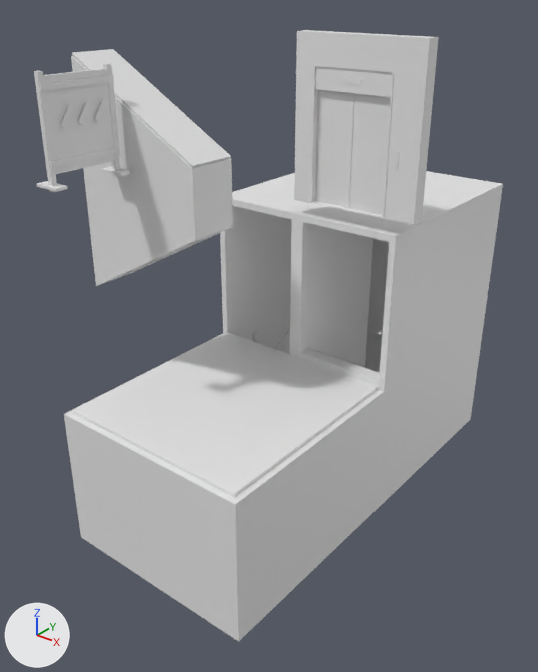
A saved change to the Blender file SourceAssets/Stages/Floor02/GameStairLink.blend.
The view is the same before and after, from a 50 mm camera at (-9.22, -12.53, 3.97) aimed at (-17.97, -1.6, -2.81). Lighting does not change. The marker at lower left points along +X, +Y and +Z. The first picture is the older version.

Objects in the first picture: 'SM_GameStairLink'.
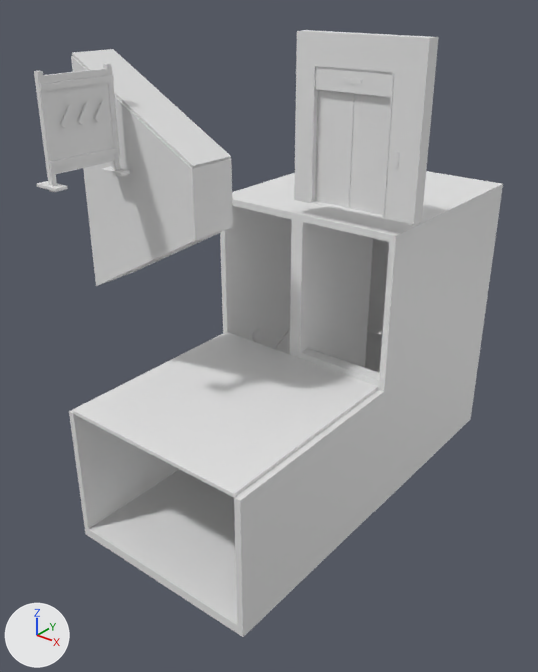
Changed parts and their boxes (x1, y1, x2, y2) in the pictures (538 x 672 px):
```json
{"object": "SM_GameStairLink", "change": "reshaped", "before": [34, 30, 503, 642], "after": [34, 30, 503, 637]}
{"part": 1, "of": "me_sm_gamestairlink", "change": "deleted", "before": [64, 412, 243, 642]}
```

The change, as JSON lines over the scene's bpy script:
```json
{"block": "me_sm_gamestairlink", "where": "# used by ob_sm_gamestairlink; location = (0.0, 0.0, 0.0)"}
{"op": "remove", "block": "me_sm_gamestairlink", "code": "me_sm_gamestairlink.from_pydata(...)  # 912 vertices, 686 faces; spans x -20.62..-15.18, y -5.52..3.78, z -6.52..3.06"}
{"op": "add", "block": "me_sm_gamestairlink", "code": "me_sm_gamestairlink.from_pydata(...)  # 904 vertices, 680 faces; spans x -20.62..-15.18, y -5.49..3.78, z -6.52..3.06"}
{"block": "me_sm_gamestairlink", "change": "me_sm_gamestairlink part 1: the loose piece of 8 vertices spanning x -19.81..-15.51, y -5.52..-5.4, z -6.5..-3.52 is deleted"}
```
